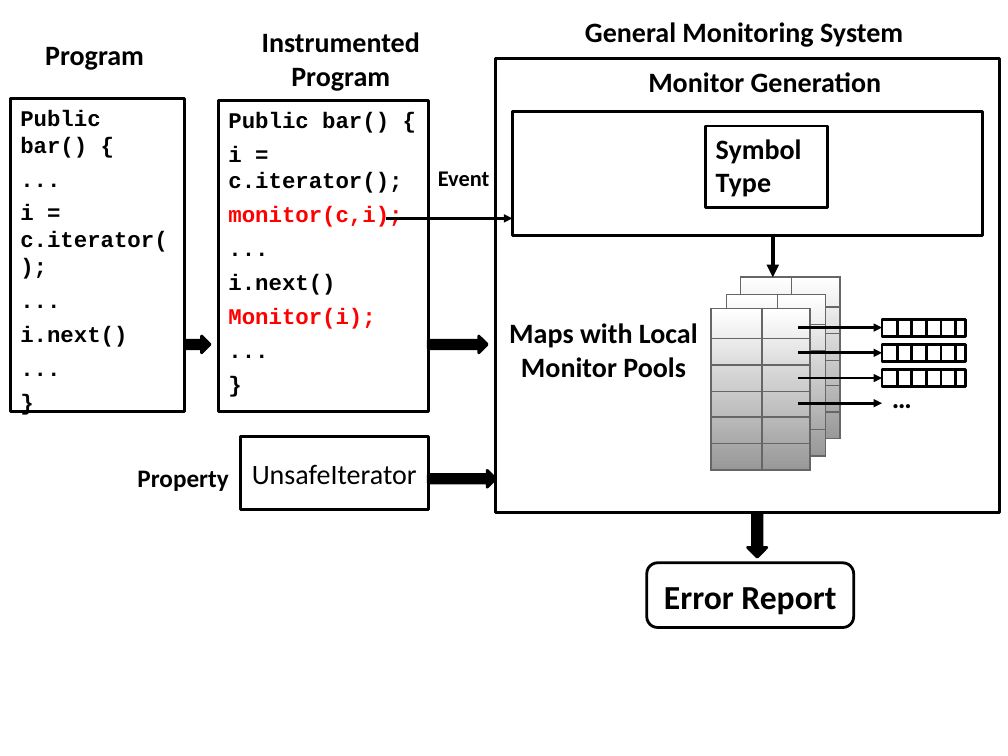
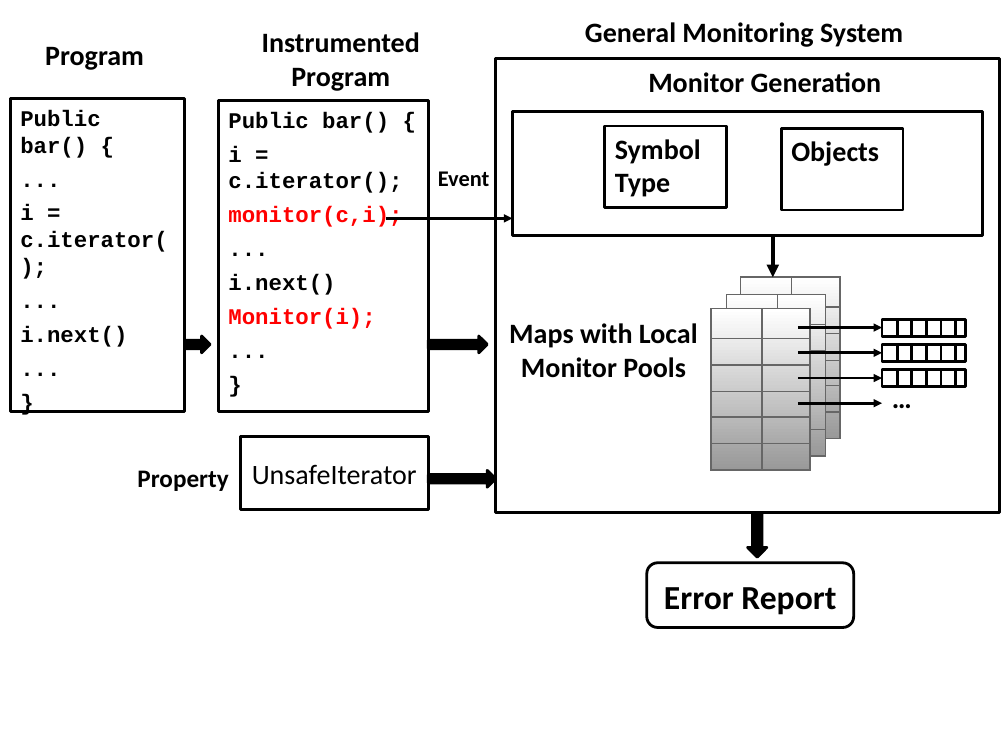
Before and after one commit to aritradhar/ISSTA2016, a slide deck: slide 1 of images/general_monitoring_scheme.pptx. Drawn at 1008x756 pixels with LibreOffice and Linux fonts; fonts in the diff are those of the drawing. Boxes give left, top, right and bottom in pixels: in the first picture for what was removed or moved away, otherwise in the second. Text is boxed around its words. In the diff, an @@ line names an element or a change of style, - is before the commit and + after.

```diff
--- a/images/general_monitoring_scheme.pptx
+++ b/images/general_monitoring_scheme.pptx
@@ rectangle "Symbol Type": place and size @@
-rectangle "Symbol Type" at box(706, 126, 828, 208)
+rectangle "Symbol Type" at box(605, 126, 727, 208)
@@ rectangle added at box(781, 128, 903, 210), fill #FFFFFF, outline #000000 2 pt, 20 pt, text #000000, bold @@
+Objects
```
Also in this commit, not shown: 3 other files.
